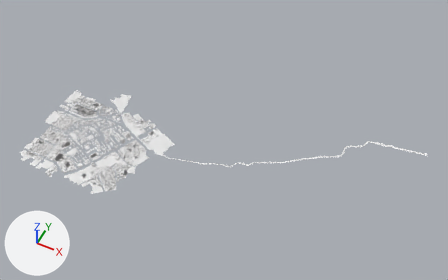
The glTF model public/tongji_campus.glb as it was, and as the next commit left it.
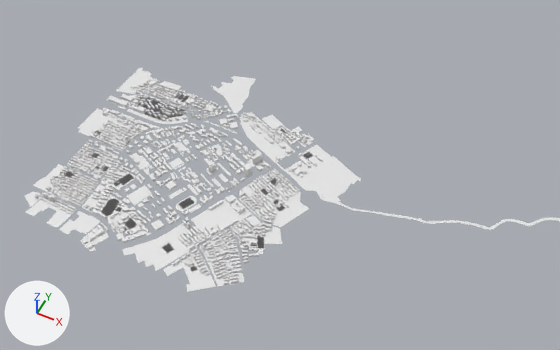
There are two pictures of each version: one whole from a 50 mm lens placed at (5277.0, -5472.0, 7957.0), pointed at (2180.0, 721.0, 215.0), one close up from a 50 mm lens placed at (2636.0, -3480.0, 4578.0), pointed at (879.0, 34.0, 186.0). Lighting does not change. The marker at lower left points along +X, +Y and +Z. The last two pictures show the newer version. Vertices at exactly the same position are counted once.

The first close-up shows 'Areas' and 1 more.
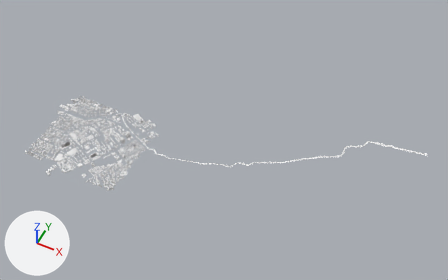
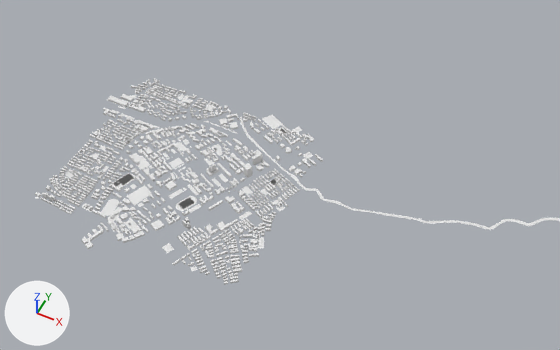
Pixel boxes (x1, y1, x2, y2) of what changed, in the close-ups (560 x 350 px):
```json
{"object": "Areas", "change": "reshaped", "before": [25, 68, 560, 292], "after": [35, 78, 560, 285]}
{"part": 1, "of": "me_areas", "change": "deleted", "before": [25, 76, 315, 292]}
{"part": 2, "of": "me_areas", "change": "deleted", "before": [33, 68, 361, 271]}
```

The change, as JSON lines over the scene's bpy script:
```json
{"block": "me_areas", "where": "# used by ob_areas; location = (0.0, 0.0, 0.0)"}
{"op": "remove", "block": "me_areas", "code": "me_areas.from_pydata(...)  # 14732 vertices, 19694 faces; spans x -940.0..5302.0, y -1104.0..2138.0, z 4.0..102.0"}
{"op": "add", "block": "me_areas", "code": "me_areas.from_pydata(...)  # 13349 vertices, 17772 faces; spans x -919.0..5302.0, y -1092.0..2138.0, z 4.0..84.0"}
{"block": "me_areas", "change": "me_areas part 1: 34 loose pieces with 989 vertices, spanning x -859.0..1125.0, y -1104.0..1107.0, z 4.0..102.0, are deleted"}
{"block": "me_areas", "change": "me_areas part 2: 394 vertices removed from x -940.0..1396.0, y -1035.0..784.0, z 4.0..24.0"}
```
